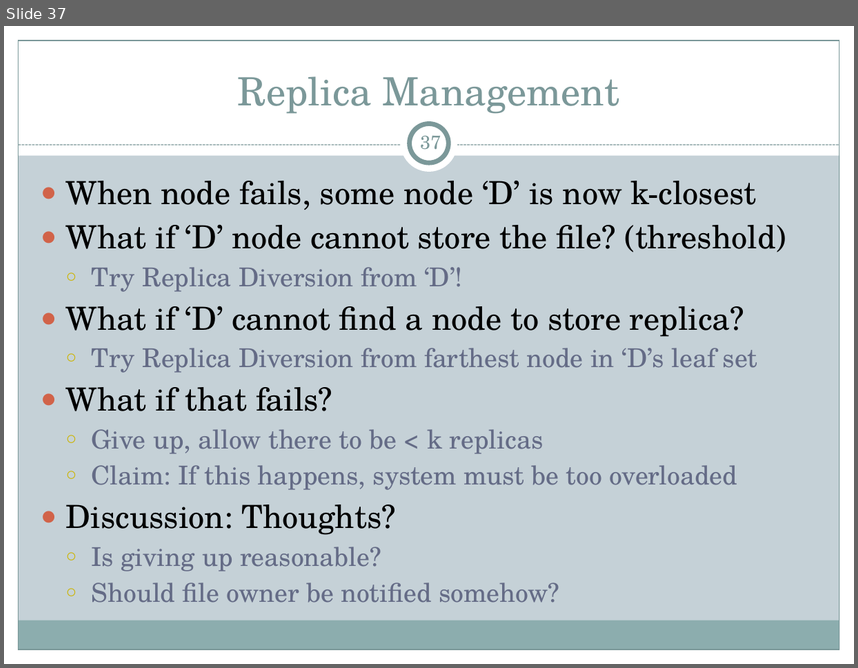
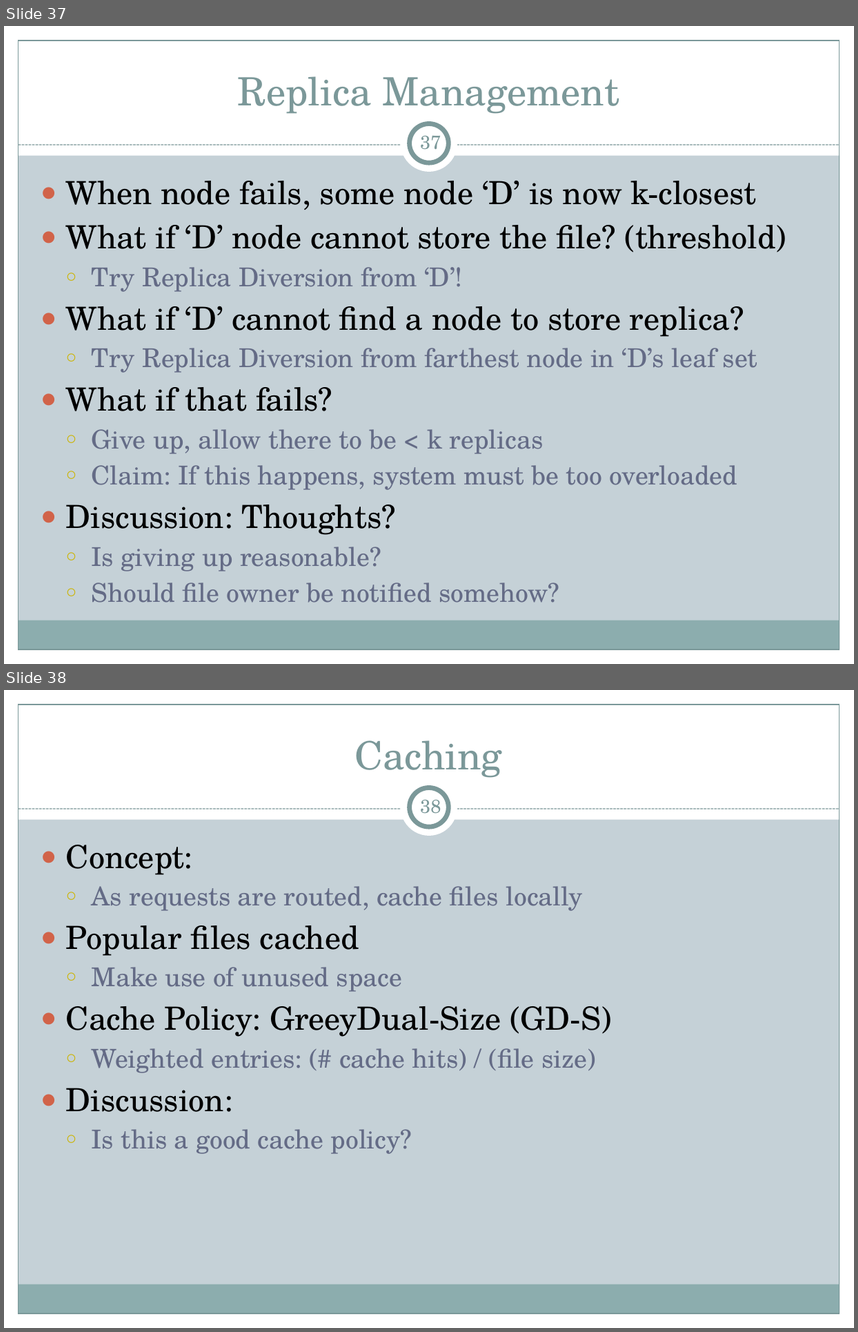
Before and after one commit to cs525-koala/documents, a slide deck: p2p/P2P Apps.pptx. Shown one above the other, each under a label of ours: slide 37 before the commit, slides 37 and 38 after it. The pictures are 858x668 and 858x1332 pixels, drawn with LibreOffice and Linux fonts; fonts in the diff are those of the drawing. Boxes give left, top, right and bottom in pixels: in the first picture for what was removed or moved away, otherwise in the second. Text is boxed around its words. In the diff, an @@ line names an element or a change of style, - is before the commit and + after.

```diff
--- a/p2p/P2P Apps.pptx
+++ b/p2p/P2P Apps.pptx
@@ slide 38 added at <box>4,690,854,1328</box>, background #C5D1D7; not listed: 9 template elements that a slide beside it also shows @@
@@ title added at <box>355,740,502,778</box>, 33 pt, text #7C999A @@
+Caching
@@ page number added at <box>420,800,441,814</box>, 16 pt, text #7C999A @@
+38
@@ text added at <box>66,845,611,1154</box>, 22 pt, text #646B86 @@
+● Concept:
+  ○ As requests are routed, cache files locally
+● Popular files cached
+  ○ Make use of unused space
+● Cache Policy: GreeyDual-Size (GD-S)
+  ○ Weighted entries: (# cache hits) / (file size)
+● Discussion:
+  ○ Is this a good cache policy?
```
Also in this commit, not shown: 3 other slides added.
